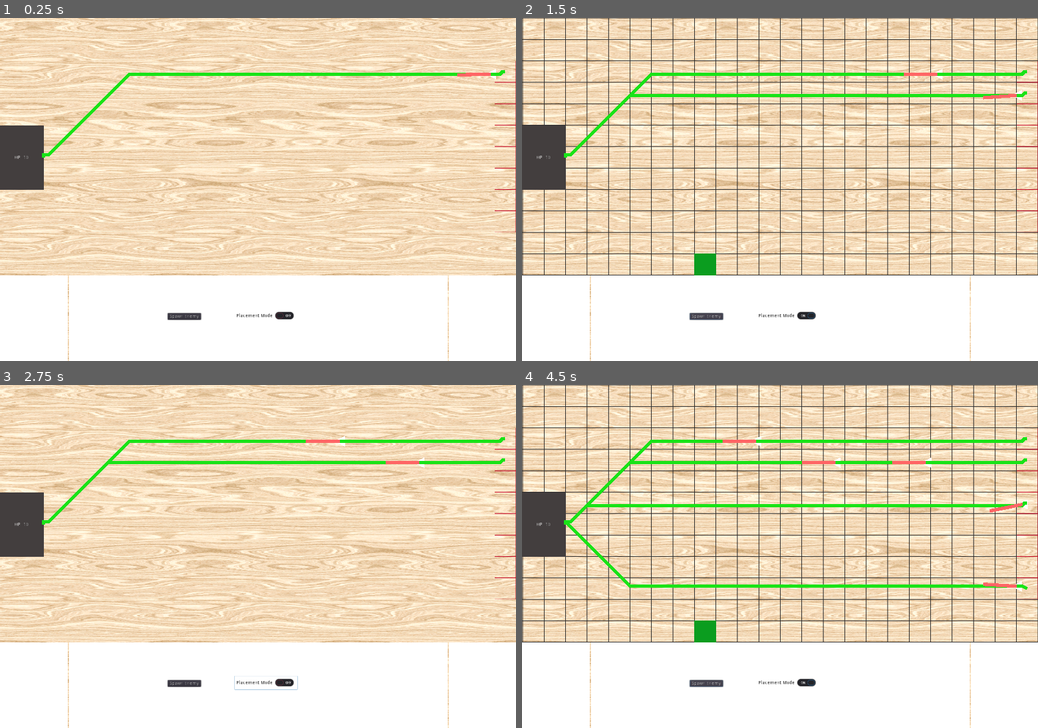
Above: before the commit, frames 1-4 (two rows, left to right).
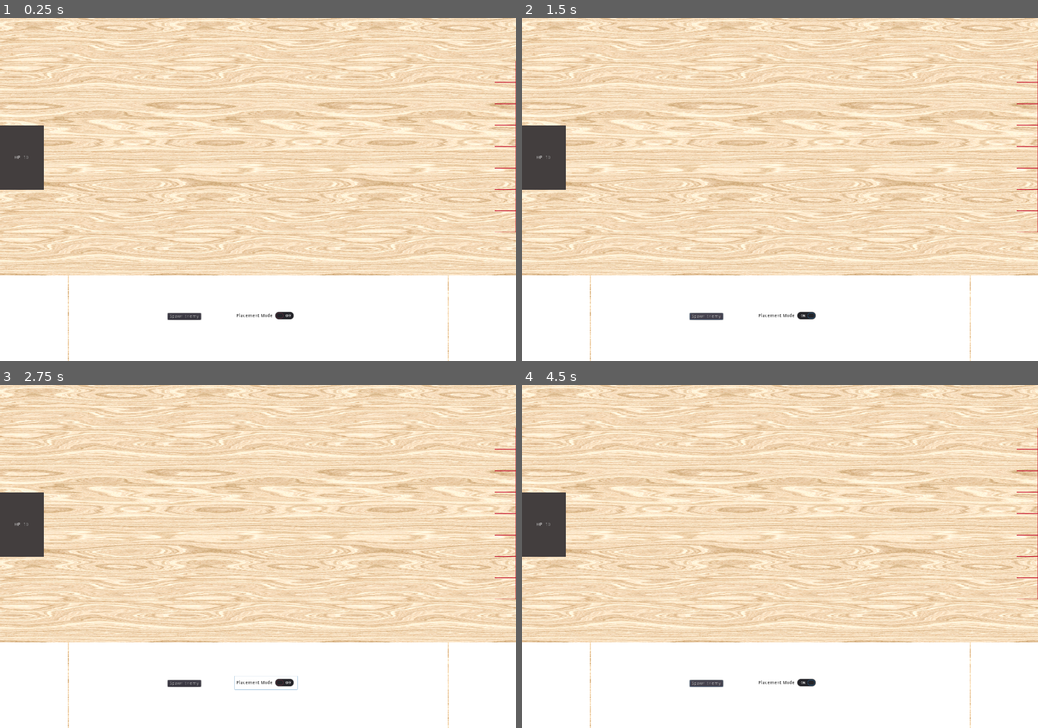
Above: after the commit, the same moments.

Repository: CSMA-Technology/chelydra
Game: Godot game, scene res://Scenes/Levels/TemplateLevel/TemplateLevel.tscn
Two runs of this game, one before a commit and one after it. Both use one fixed random seed, a clock stepped at 60 frames per second and the inputs below.
Inputs:
- Up to frame 1 (0.25 s): no input
- Up to frame 2 (1.5 s): click "Placement Mode" at 0.5 s; click "Spawn Enemy" at 1.25 s
- Up to frame 3 (2.75 s): click "Placement Mode" at 2 s
- Up to frame 4 (4.5 s): click "Spawn Enemy" at 2.75 s; click "Placement Mode" at 3.5 s; click "Spawn Enemy" at 4.25 s

The runs differ from the first frame. In frame 1, 0.9% of the frame differs, in the area x 8-98%, y 14-41%; in frame 2, 8.2%; in frame 3, 1.7%; in frame 4, 9.9%, in the area x 0-100%, y 0-76%.
Error after the commit: Parse Error: Can't preload resource at path: res://Temporary/TemporaryProjectile.tscn (res://Scenes/Levels/TemplateLevel/TemplateLevel.gd:6)

Commit message:
working on enemy damage, wip

Diff:
--- a/Scenes/Enemies/TemplateEnemy/TemplateEnemy.gd
+++ b/Scenes/Enemies/TemplateEnemy/TemplateEnemy.gd
@@ -7,6 +7,7 @@
 var next_destination_idx
 
 export var debug_mode = false setget set_debug
+export var health = 100
 
 const ARRIVAL_BUFFER = 10
 const SPEED = 3
@@ -44,6 +45,11 @@
 	next_destination_idx = 0
 
 func handle_goal_arrival():
-#	print_debug("reached goal inside enemy")
 	emit_signal("reached_goal", 1)
 	queue_free()
+
+func take_damage(damage):
+	print("enemy taking damage: ", damage)
+	health -= damage
+	if (health <= 0):
+		queue_free()
--- a/Scenes/Enemies/TemplateEnemy/TemplateEnemy.tscn
+++ b/Scenes/Enemies/TemplateEnemy/TemplateEnemy.tscn
@@ -15,7 +15,7 @@
 [node name="Polygon2D" type="Polygon2D" parent="."]
 position = Vector2( -16, -16 )
 scale = Vector2( 0.5, 0.5 )
-polygon = PoolVector2Array( 64, 0, 64, 64, 0, 33 )
+polygon = PoolVector2Array( 0, 34, 64, 64, 64, 0 )
 
 [node name="Debug" type="Node2D" parent="."]
 visible = false
@@ -27,3 +27,8 @@
 [node name="MovementLine2d" type="Line2D" parent="Debug"]
 z_index = 4
 default_color = Color( 1, 0.4, 0.4, 1 )
+
+[node name="Area2D" type="Area2D" parent="."]
+
+[node name="CollisionPolygon2D" type="CollisionPolygon2D" parent="Area2D"]
+polygon = PoolVector2Array( -16, 1, 16, 16, 16, -16 )
--- a/Scenes/Levels/TemplateLevel/TemplateLevel.gd
+++ b/Scenes/Levels/TemplateLevel/TemplateLevel.gd
@@ -3,9 +3,11 @@
 onready var score_label = $ScoreLabel
 var TowerPlacement = preload("res://Scenes/Utils/TowerPlacement/TowerPlacement.tscn")
 var enemy = preload("res://Scenes/Enemies/TemplateEnemy/TemplateEnemy.tscn")
+var TempProjectile = preload("res://Temporary/TemporaryProjectile.tscn")
 var is_grid_on = false
 export var placement_mode = false
 export var health = 3
+export var debug_mode = false
 
 func _ready():
 	randomize()
@@ -16,6 +18,10 @@
 		$TowerPlacement.show()
 	else:
 		$TowerPlacement.hide()
+	if (debug_mode):
+		# Manual shoot to damage enemies
+		if Input.is_action_just_pressed("shoot"):
+			manual_shoot()
 
 # debug / dev function
 func _on_PlacementModeButton_toggled(placement_mode_toggle):
@@ -30,7 +36,7 @@
 func spawn_enemy(position):
 	var new_enemy = enemy.instance()
 	new_enemy.position = position
-	new_enemy.debug_mode = true
+	new_enemy.debug_mode = false
 	$Enemies.add_child(new_enemy)
 	if new_enemy.has_signal("reached_goal"):
 		new_enemy.connect("reached_goal", self, "_on_Enemy_reached_goal")
@@ -47,3 +53,9 @@
 # debug / dev function
 func _on_SpawnEnemyButton_pressed():
 	$EnemySpawns.spawn()
+
+# debug / dev function
+func manual_shoot():
+	var new_projectile = TempProjectile.instance()
+	new_projectile.position = get_viewport().get_mouse_position()
+	add_child(new_projectile)
--- a/Scenes/Levels/TemplateLevel/TemplateLevel.tscn
+++ b/Scenes/Levels/TemplateLevel/TemplateLevel.tscn
@@ -78,6 +78,7 @@
 [node name="TemplateLevel" type="Node2D"]
 script = ExtResource( 4 )
 health = 10
+debug_mode = true
 
 [node name="BackgroundTileMap" type="TileMap" parent="."]
 tile_set = SubResource( 1 )
--- a/project.godot
+++ b/project.godot
@@ -40,6 +40,14 @@
 
 singletons=[  ]
 
+[input]
+
+shoot={
+"deadzone": 0.5,
+"events": [ Object(InputEventKey,"resource_local_to_scene":false,"resource_name":"","device":0,"alt":false,"shift":false,"control":false,"meta":false,"command":false,"pressed":false,"scancode":0,"physical_scancode":32,"unicode":0,"echo":false,"script":null)
+ ]
+}
+
 [layer_names]
 
 2d_physics/layer_1="Towers"
Not shown, changed: .gitignore
